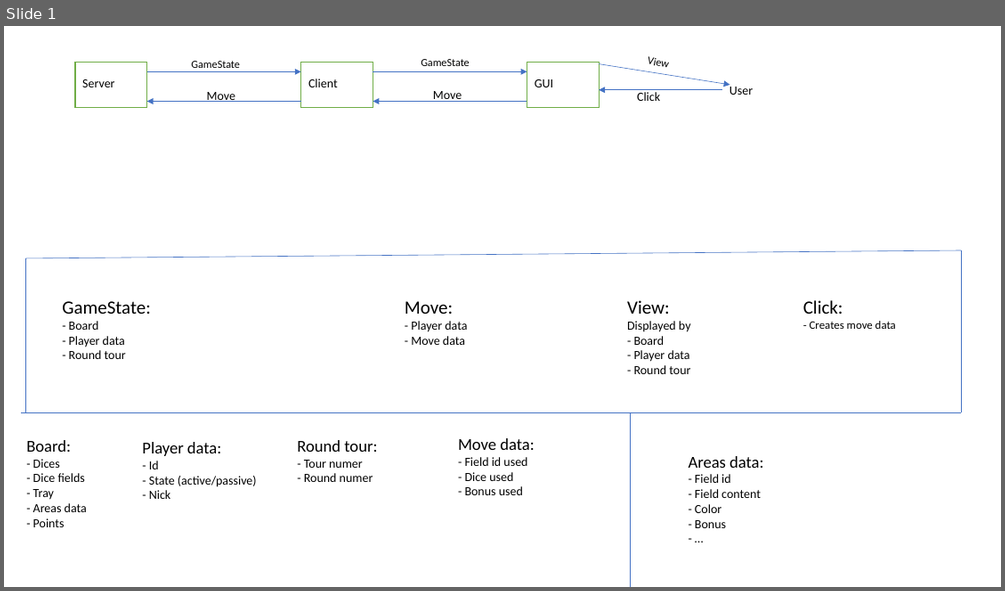
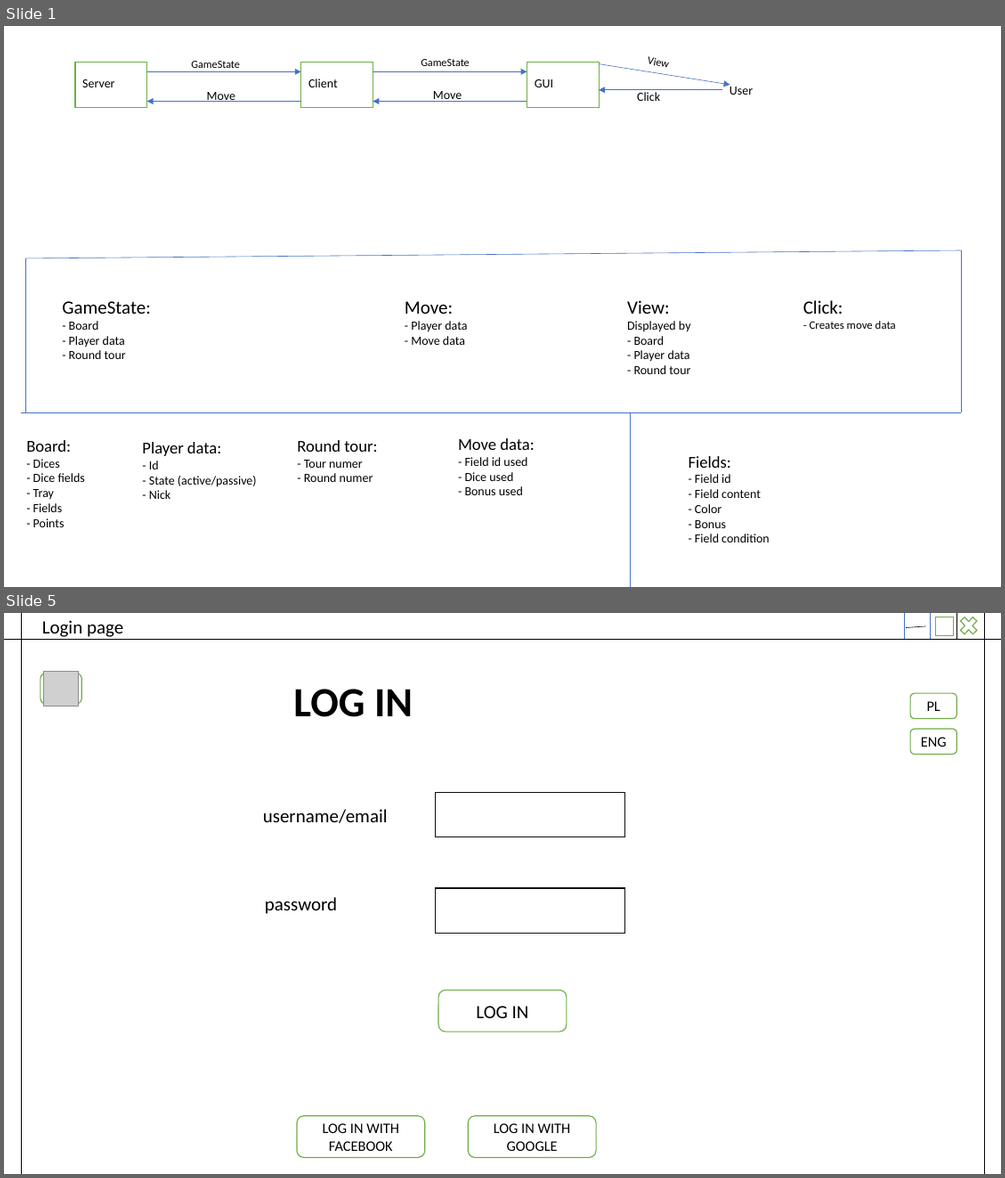
Before and after one commit to szymiar/Ganz-shon-clever, a slide deck: GanzShonClever_plan.pptx. Shown one above the other, each under a label of ours: slide 1 before the commit, slides 1 and 5 after it; the slides between them are not shown. The pictures are 1005x591 and 1005x1178 pixels, drawn with LibreOffice and Linux fonts; fonts in the diff are those of the drawing; grey boxes stand for pictures. Boxes give left, top, right and bottom in pixels: in the first picture for what was removed or moved away, otherwise in the second. Text is boxed around its words. In the diff, an @@ line names an element or a change of style, - is before the commit and + after.

```diff
--- a/GanzShonClever_plan.pptx
+++ b/GanzShonClever_plan.pptx
@@ slide 5 added at <box>4,613,1001,1174</box>, background #FFFFFF @@
@@ line added from (4, 639) to (1001, 639), #000000 0.5 pt @@
@@ line added from (21, 613) to (21, 1174), #000000 0.5 pt @@
@@ title added at <box>42,620,123,637</box>, 18 pt, text #000000 @@
+Login page
@@ line added from (905, 639) to (905, 613), #4472C4 0.5 pt @@
@@ line added from (906, 628) to (926, 626), #000000 0.5 pt @@
@@ line added from (930, 639) to (930, 613), #4472C4 0.5 pt @@
@@ rectangle added at <box>935,617,953,635</box>, fill #FFFFFF, outline #70AD47 1 pt @@
@@ cross added at <box>956,613,980,639</box>, fill #FFFFFF, outline #70AD47 1 pt @@
@@ line added from (956, 639) to (956, 613), #000000 0.5 pt @@
@@ line added from (985, 613) to (985, 1174), #000000 0.5 pt @@
@@ rounded rectangle added at <box>40,674,81,704</box>, fill #FFFFFF, outline #70AD47 1 pt @@
@@ picture added at <box>44,672,79,706</box> @@
@@ text added at <box>293,689,413,717</box>, 40 pt, text #000000, bold @@
+LOG IN
@@ rounded rectangle added at <box>910,693,956,718</box>, fill #FFFFFF, outline #70AD47 1 pt, 14 pt, text #000000 @@
+PL
@@ rounded rectangle added at <box>910,729,956,755</box>, fill #FFFFFF, outline #70AD47 1 pt, 14 pt, text #000000 @@
+ENG
@@ rectangle added at <box>436,793,624,837</box>, fill #FFFFFF, outline #0D0D0D 1 pt @@
@@ text added at <box>263,809,388,823</box>, 18 pt, text #000000 @@
+username/email
@@ text added at <box>265,897,337,914</box>, 18 pt, text #000000 @@
+password
@@ rectangle added at <box>436,888,624,933</box>, fill #FFFFFF, outline #0D0D0D 1 pt @@
@@ rounded rectangle added at <box>438,989,566,1032</box>, fill #FFFFFF, outline #70AD47 1 pt, 18 pt, text #000000 @@
+LOG IN
@@ rounded rectangle added at <box>297,1116,425,1158</box>, fill #FFFFFF, outline #70AD47 1 pt, 14 pt, text #000000 @@
+LOG IN WITH FACEBOOK
@@ rounded rectangle added at <box>469,1116,596,1158</box>, fill #FFFFFF, outline #70AD47 1 pt, 14 pt, text #000000 @@
+LOG IN WITH GOOGLE
@@ slide 1 changed as well @@
@@ text at <box>33,459,85,527</box>: text changed @@
-Board:
-- Dices
-- Dice fields
-- Tray
-- Areas data
-- Points
+Board:
+- Dices
+- Dice fields
+- Tray
+- Fields
+- Points
@@ text at <box>688,456,769,542</box>: text changed @@
-Areas data:
-- Field id
-- Field content
-- Color
-- Bonus
-- …
+Fields:
+- Field id
+- Field content
+- Color
+- Bonus
+- Field condition
```
Also in this commit, not shown: 11 other slides added, 12 other files.
